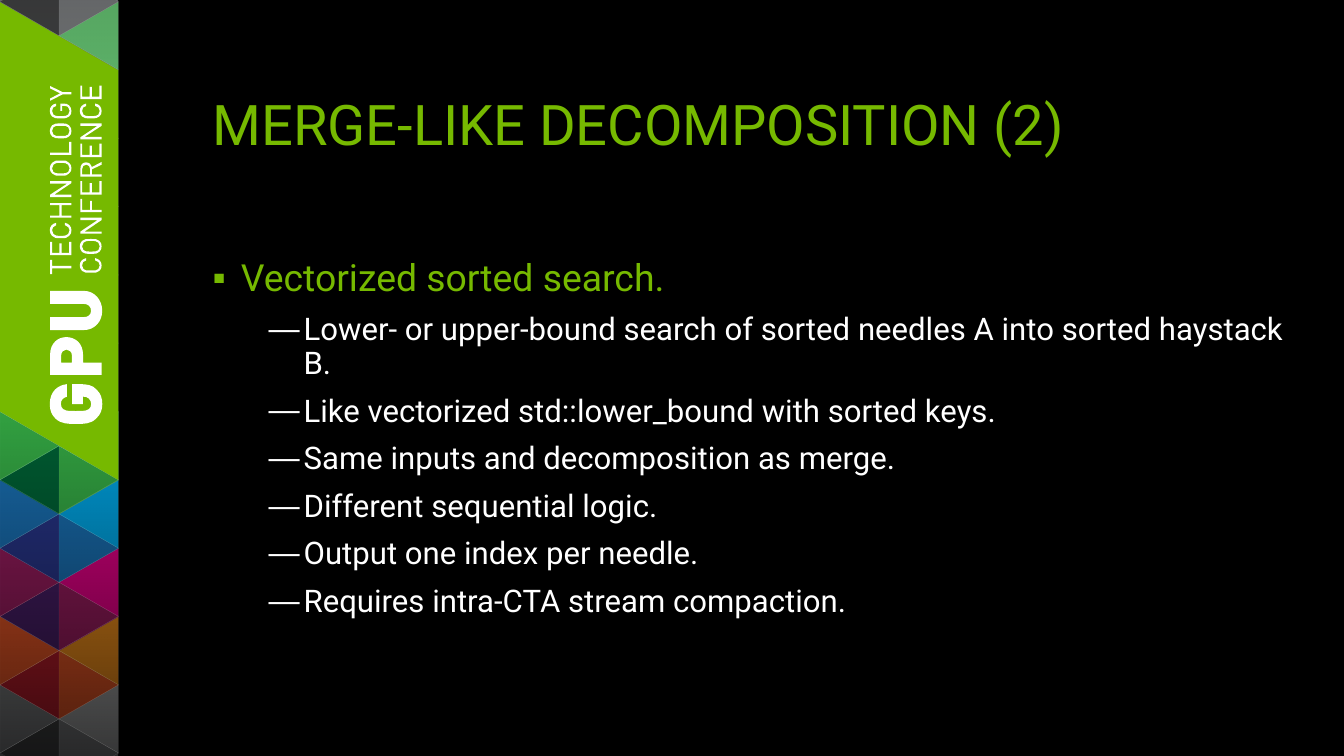
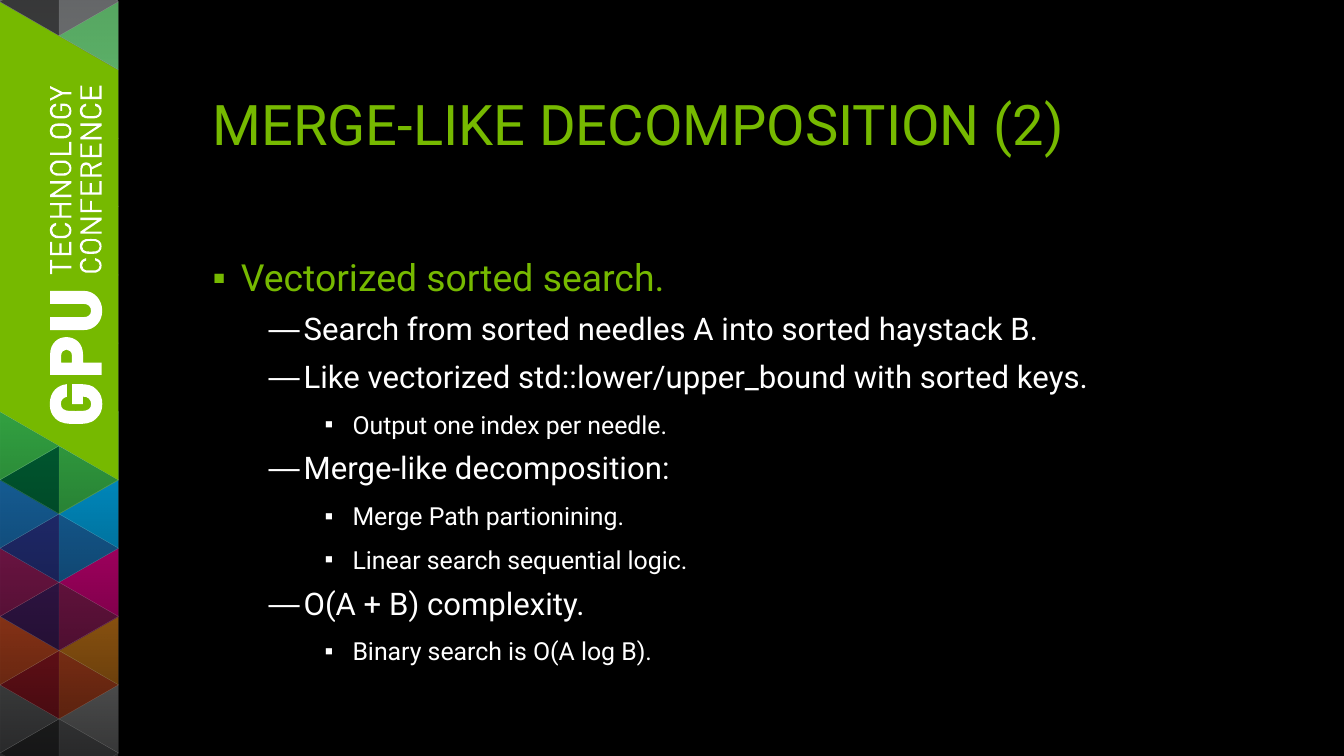
Before and after one commit to seanbaxter/gtc_2014, a slide deck: slide 20 of gtc_2014_sean_baxter.pptx (slide 17 before the commit). Drawn at 1344x756 pixels with LibreOffice and Linux fonts; fonts in the diff are those of the drawing. Boxes give left, top, right and bottom in pixels: in the first picture for what was removed or moved away, otherwise in the second. Text is boxed around its words. In the diff, an @@ line names an element or a change of style, - is before the commit and + after.

```diff
--- a/gtc_2014_sean_baxter.pptx
+++ b/gtc_2014_sean_baxter.pptx
@@ text at (304,316,1088,395): text changed @@
-  — Lower- or upper-bound search of sorted needles A into sorted haystack B.
-  — Like vectorized std::lower_bound with sorted keys.
-  — Same inputs and decomposition as merge.
-  — Different sequential logic.
+  — Search from sorted needles A into sorted haystack B.
+  — Like vectorized std::lower/upper_bound with sorted keys.
@@ text at (353,415,667,439): size 20 to 16 pt in "Output one index per needle."; bullet — to ▪; list level 2 to 3 in "Output one index per needle."; line spacing 0.9 to 1 @@
@@ text at (304,455,688,666): text changed; size 20 to 16 pt @@
-  — Requires intra-CTA stream compaction.
+  — Merge-like decomposition:
+    ▪ Merge Path partionining.
+    ▪ Linear search sequential logic.
+  — O(A + B) complexity.
+    ▪ Binary search is O(A log B).
```
Also in this commit, not shown: 14 other slides changed, 3 slides added, 1 slide removed.
